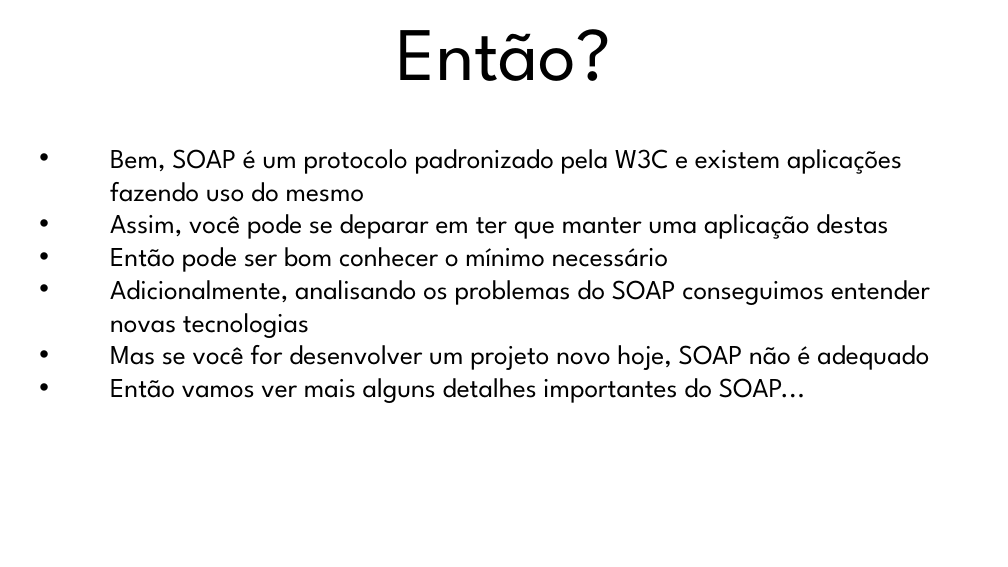
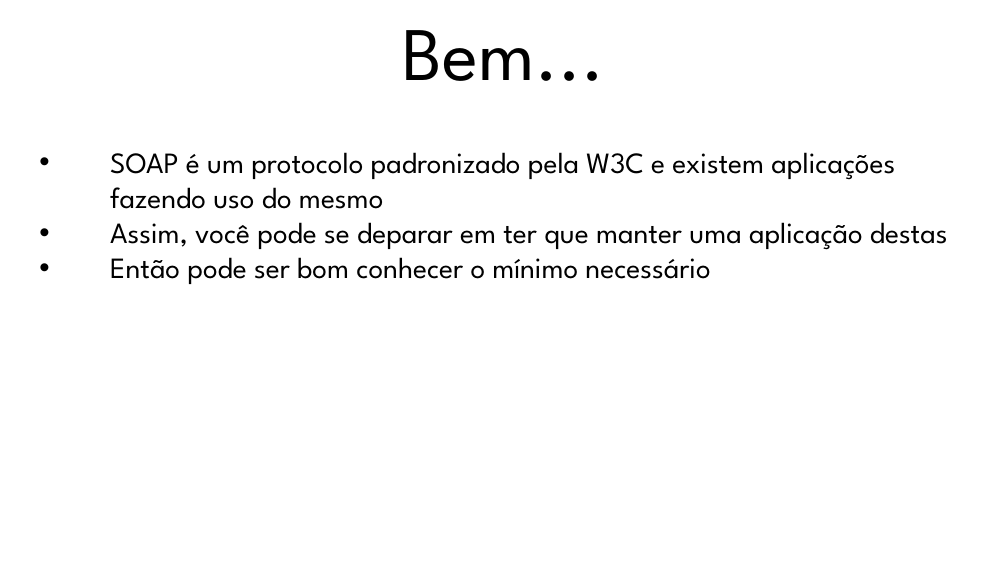
Before and after one commit to manoelcampos/sistemas-distribuidos, a slide deck: slide 28 of projects/08-webservices/webservices.pptx (slide 26 before the commit). Drawn at 1008x567 pixels with LibreOffice and Linux fonts; fonts in the diff are those of the drawing; background and template pictures are left out. Boxes give left, top, right and bottom in pixels: in the first picture for what was removed or moved away, otherwise in the second. Text is boxed around its words. In the diff, an @@ line names an element or a change of style, - is before the commit and + after.

```diff
--- a/projects/08-webservices/webservices.pptx
+++ b/projects/08-webservices/webservices.pptx
@@ title at (x1=402, y1=30, x2=605, y2=81): text changed @@
-Então?
+Bem...
@@ text at (x1=110, y1=152, x2=895, y2=209): text changed; size 26 to 28 pt @@
-• Bem, SOAP é um protocolo padronizado pela W3C e existem aplicações fazendo uso do mesmo
+• SOAP é um protocolo padronizado pela W3C e existem aplicações fazendo uso do mesmo
@@ text at (x1=110, y1=222, x2=948, y2=284): size 26 to 28 pt in "Assim, você pode se deparar em ter ...", "Então pode ser bom conhecer o mínimo ..." @@
@@ text at (x1=110, y1=280, x2=930, y2=403): paragraphs removed @@
-• Adicionalmente, analisando os problemas do SOAP conseguimos entender novas tecnologias
-• Mas se você for desenvolver um projeto novo hoje, SOAP não é adequado
-• Então vamos ver mais alguns detalhes importantes do SOAP...
```
Also in this commit, not shown: 25 other slides changed, 5 slides added, 5 other files.
